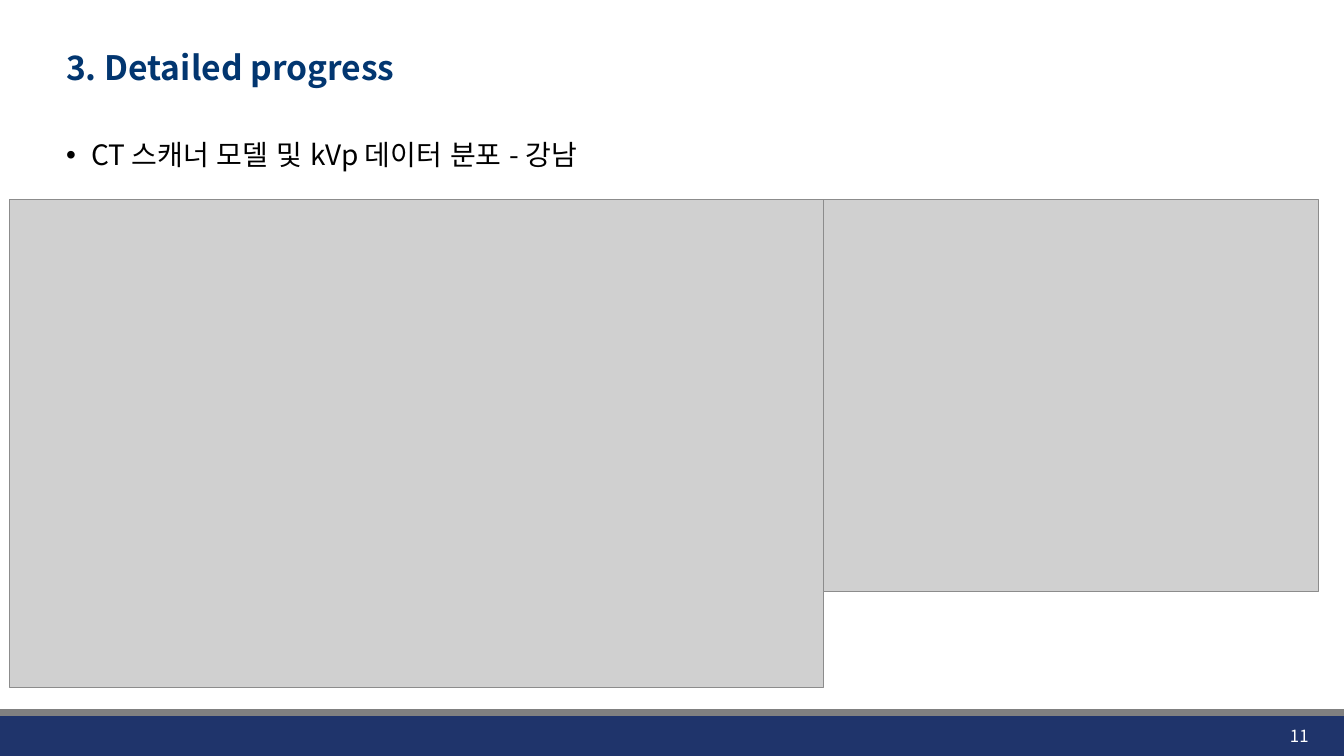
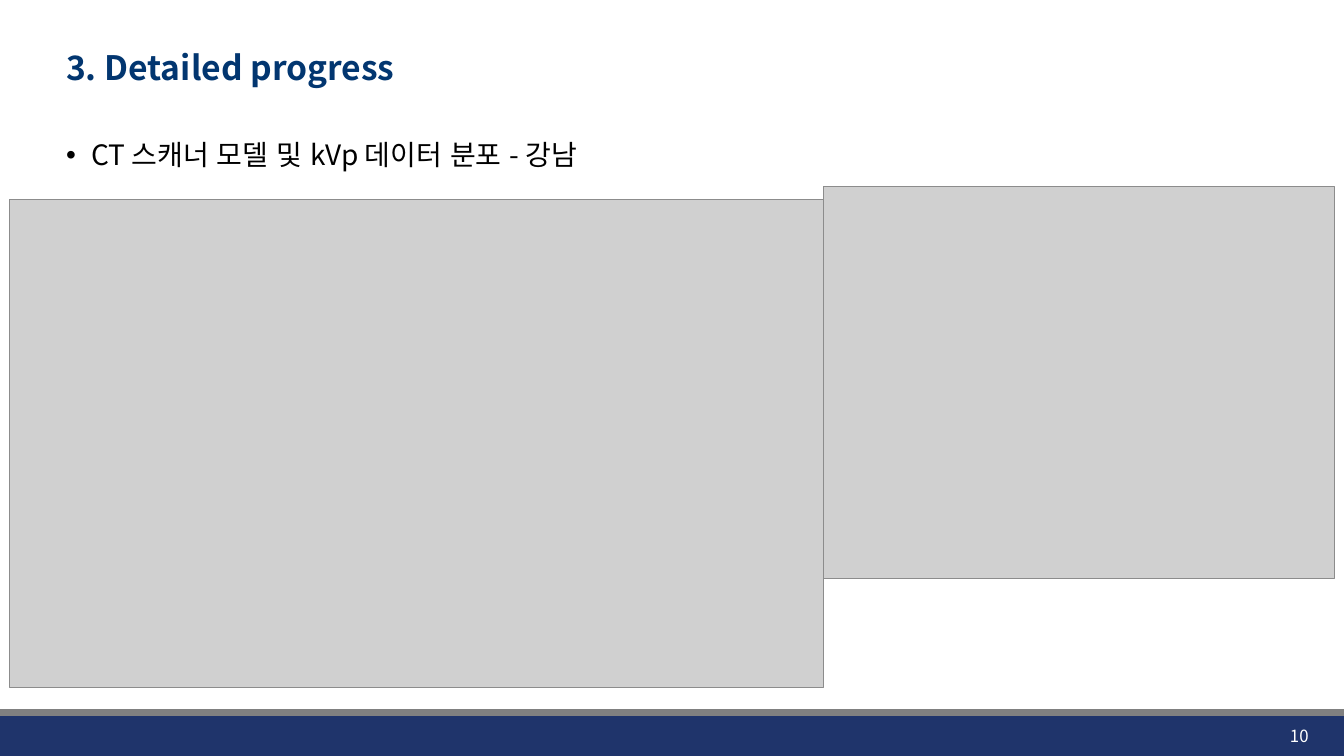
Before and after one commit to JHWannabe/2026-1_Study, a slide deck: slide 10 of 연구자료/260430_Linear_Logistic_Regression.pptx (slide 11 before the commit). Drawn at 1344x756 pixels with LibreOffice and Linux fonts; fonts in the diff are those of the drawing; grey boxes stand for pictures; background and template pictures are left out. Boxes give left, top, right and bottom in pixels: in the first picture for what was removed or moved away, otherwise in the second. Text is boxed around its words. In the diff, an @@ line names an element or a change of style, - is before the commit and + after.

```diff
--- a/연구자료/260430_Linear_Logistic_Regression.pptx
+++ b/연구자료/260430_Linear_Logistic_Regression.pptx
@@ picture: place and size @@
-picture at box(824, 200, 1320, 592)
+picture at box(824, 187, 1335, 579)
@@ page number at box(1290, 729, 1309, 742): text changed @@
-11
+10
```
Also in this commit, not shown: 7 other slides changed, 9 slides removed, 4 other files.
